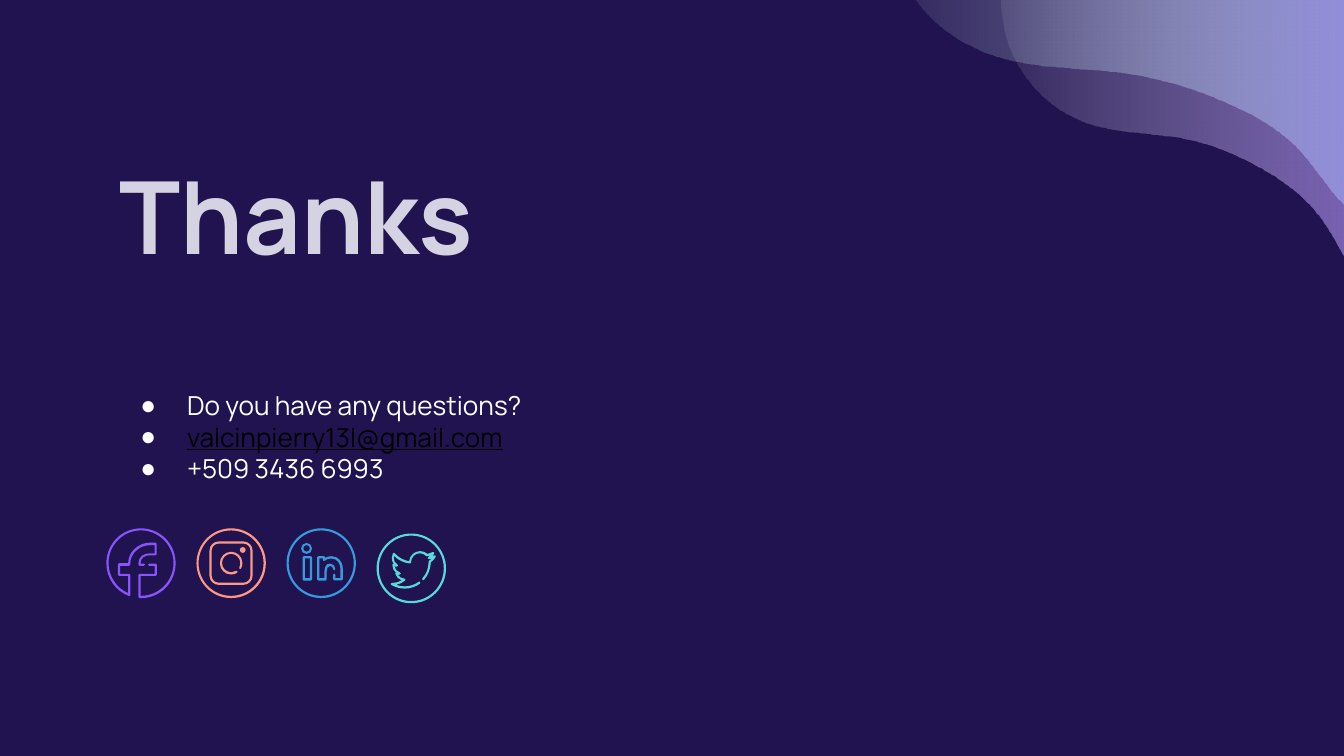
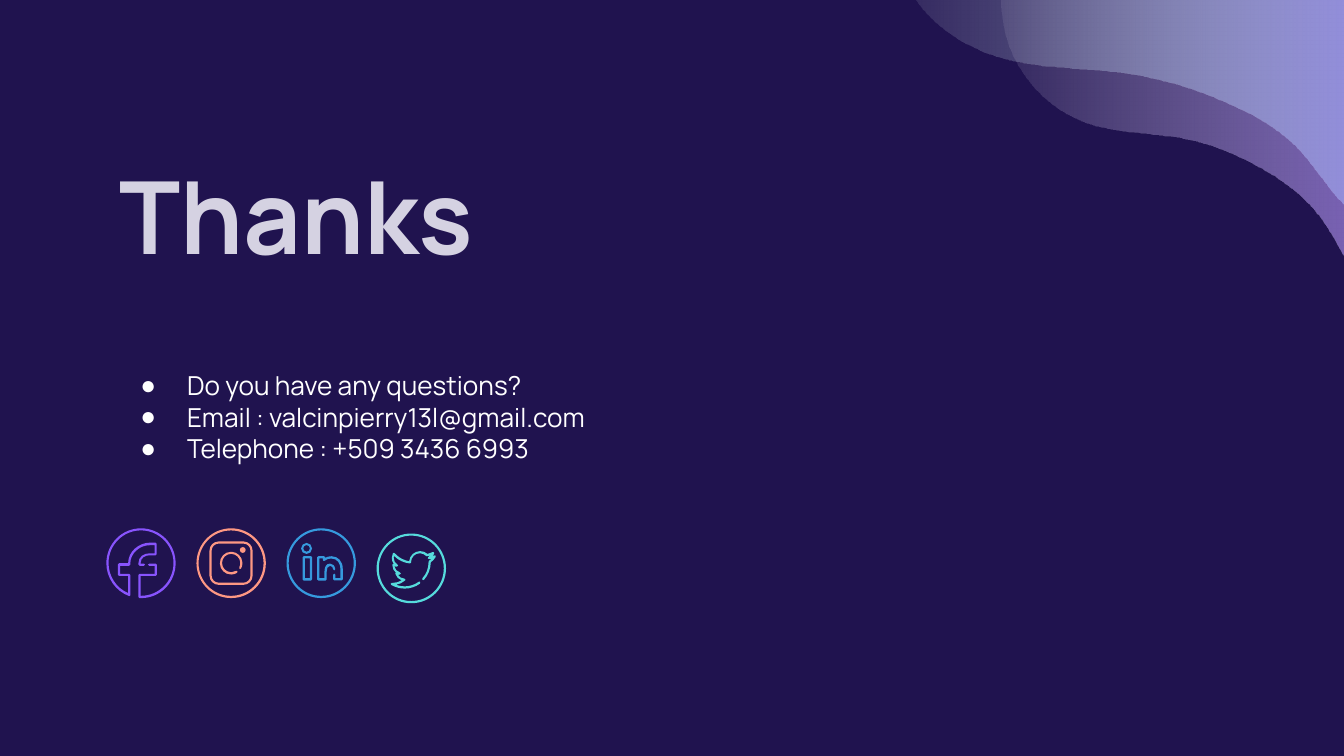
Before and after one commit to VIP509/Finance-Inclusion-1, a slide deck: slide 24 of Pierry Valcin Presentation.pptx. Drawn at 1344x756 pixels with LibreOffice and Linux fonts; fonts in the diff are those of the drawing. Boxes give left, top, right and bottom in pixels: in the first picture for what was removed or moved away, otherwise in the second. Text is boxed around its words. In the diff, an @@ line names an element or a change of style, - is before the commit and + after.

```diff
--- a/Pierry Valcin Presentation.pptx
+++ b/Pierry Valcin Presentation.pptx
@@ text "Do you have any questions?": place and size @@
-text "Do you have any questions?" at [187,396,521,479]
+text "Do you have any questions?" at [187,376,585,465]
@@ text at [187,407,585,465]: text changed; text colour #000000 to #FFFFFF @@
-● valcinpierry13l@gmail.com
-● +509 3436 6993
+● Email : valcinpierry13l@gmail.com
+● Telephone : +509 3436 6993
```
Also in this commit, not shown: 6 other slides changed, 1 slide removed.
